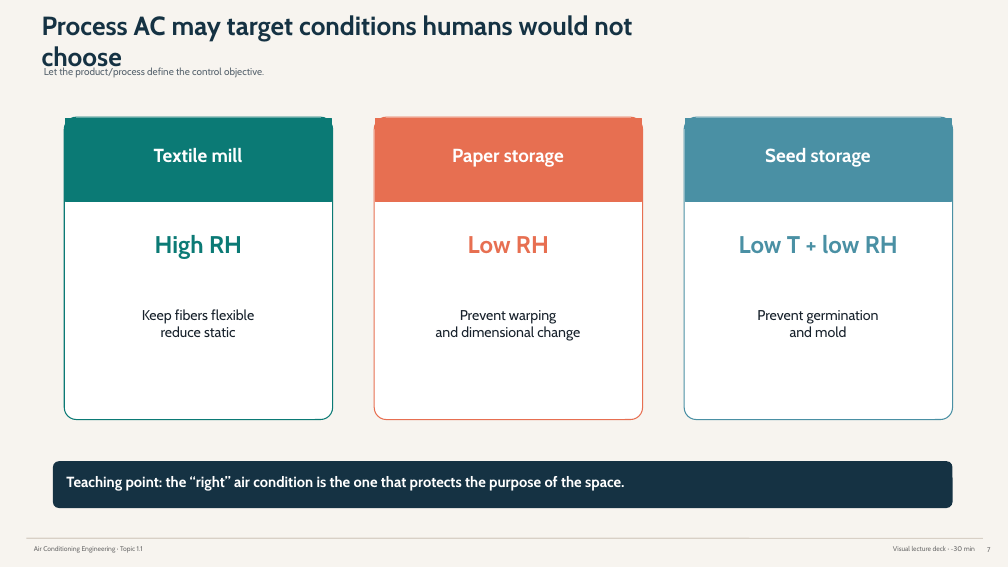
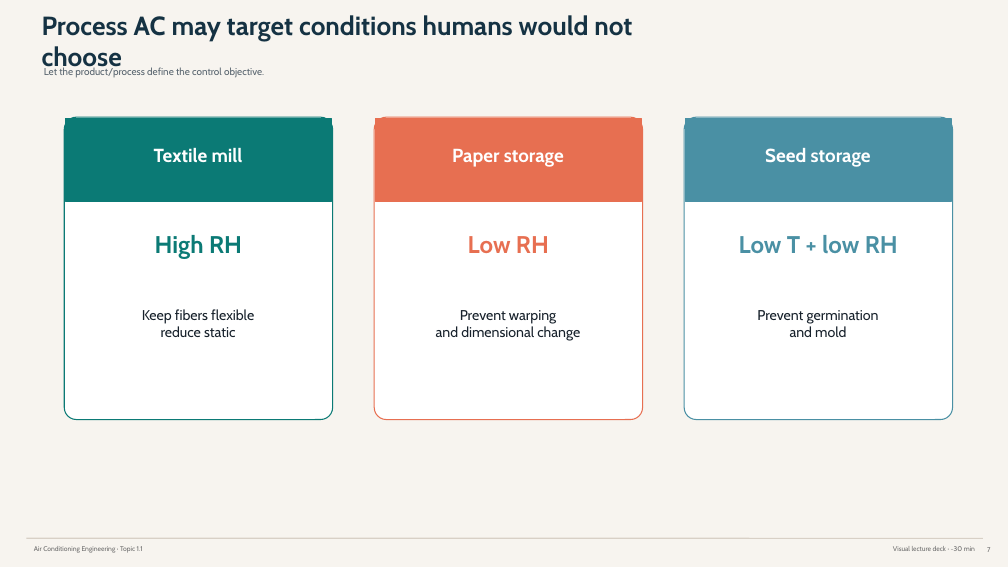
Before and after one commit to Piakman/Piakman, a slide deck: slide 7 of 05_Outputs/Air Conditioning/English Slides/Air Con Chapter 1 Topic 1.1 - Visual Lecture Deck.pptx. Drawn at 1008x567 pixels with LibreOffice and Linux fonts; fonts in the diff are those of the drawing. Boxes give left, top, right and bottom in pixels: in the first picture for what was removed or moved away, otherwise in the second. Text is boxed around its words. In the diff, an @@ line names an element or a change of style, - is before the commit and + after.

```diff
--- a/05_Outputs/Air Conditioning/English Slides/Air Con Chapter 1 Topic 1.1 - Visual Lecture Deck.pptx
+++ b/05_Outputs/Air Conditioning/English Slides/Air Con Chapter 1 Topic 1.1 - Visual Lecture Deck.pptx
@@ rounded rectangle removed at [53,461,953,508] @@
@@ text removed at [66,476,625,491] @@
-Teaching point: the “right” air condition is the one that protects the purpose of the space.
```
Also in this commit, not shown: 10 other slides changed, 1 other file.
